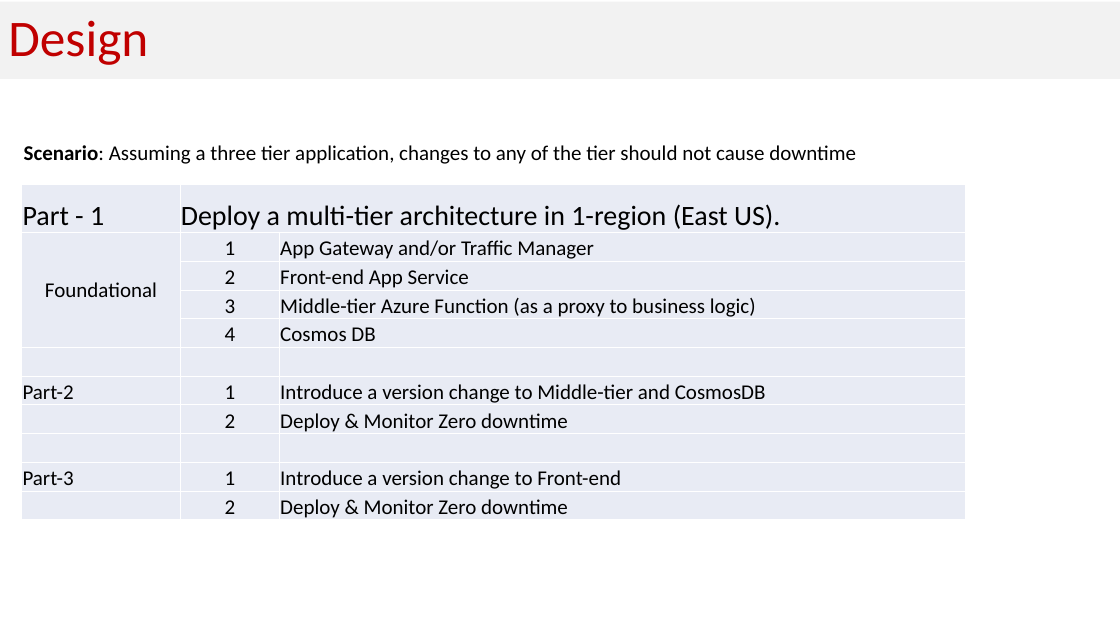
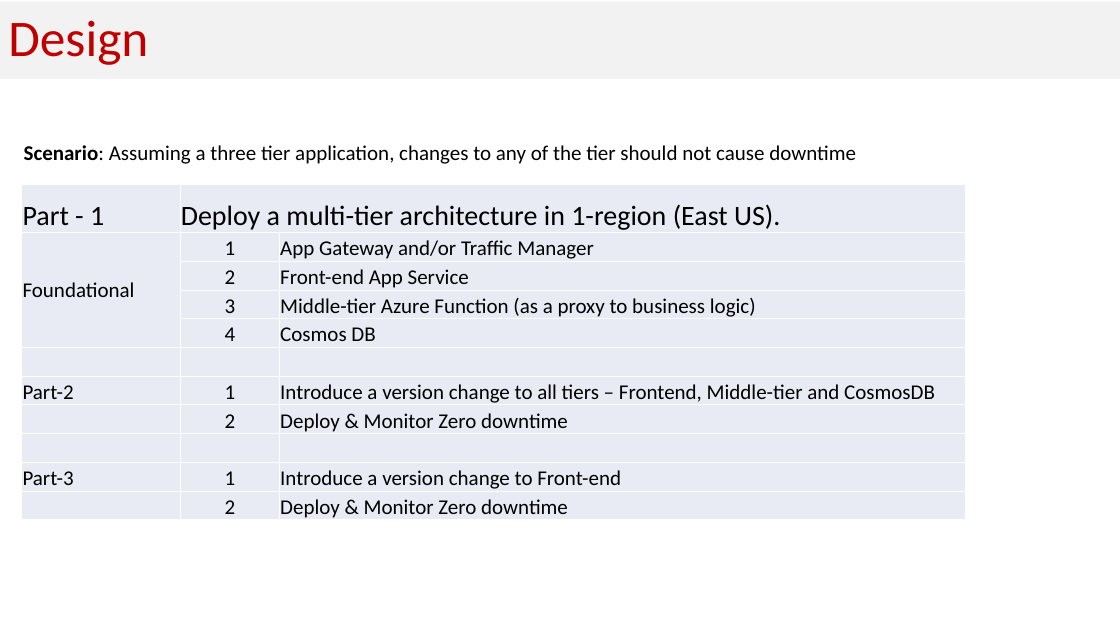
Before and after one commit to Cloudneeti/zero-downtime-azure-paas, a slide deck: slide 3 of Solution_Architecture/Zero-Downtime Architecture.pptx (slide 4 before the commit). Drawn at 1120x630 pixels with LibreOffice and Linux fonts; fonts in the diff are those of the drawing. Boxes give left, top, right and bottom in pixels: in the first picture for what was removed or moved away, otherwise in the second. Text is boxed around its words. In the diff, an @@ line names an element or a change of style, - is before the commit and + after.

```diff
--- a/Solution_Architecture/Zero-Downtime Architecture.pptx
+++ b/Solution_Architecture/Zero-Downtime Architecture.pptx
@@ table at [22, 184, 965, 522] @@
-row 7, column 3: Introduce a version change to Middle-tier and CosmosDB
+row 7, column 3: Introduce a version change to all tiers – Frontend, Middle-tier and CosmosDB
@@ alignment centre to left @@
```
Also in this commit, not shown: 7 other slides changed, 1 slide removed.
